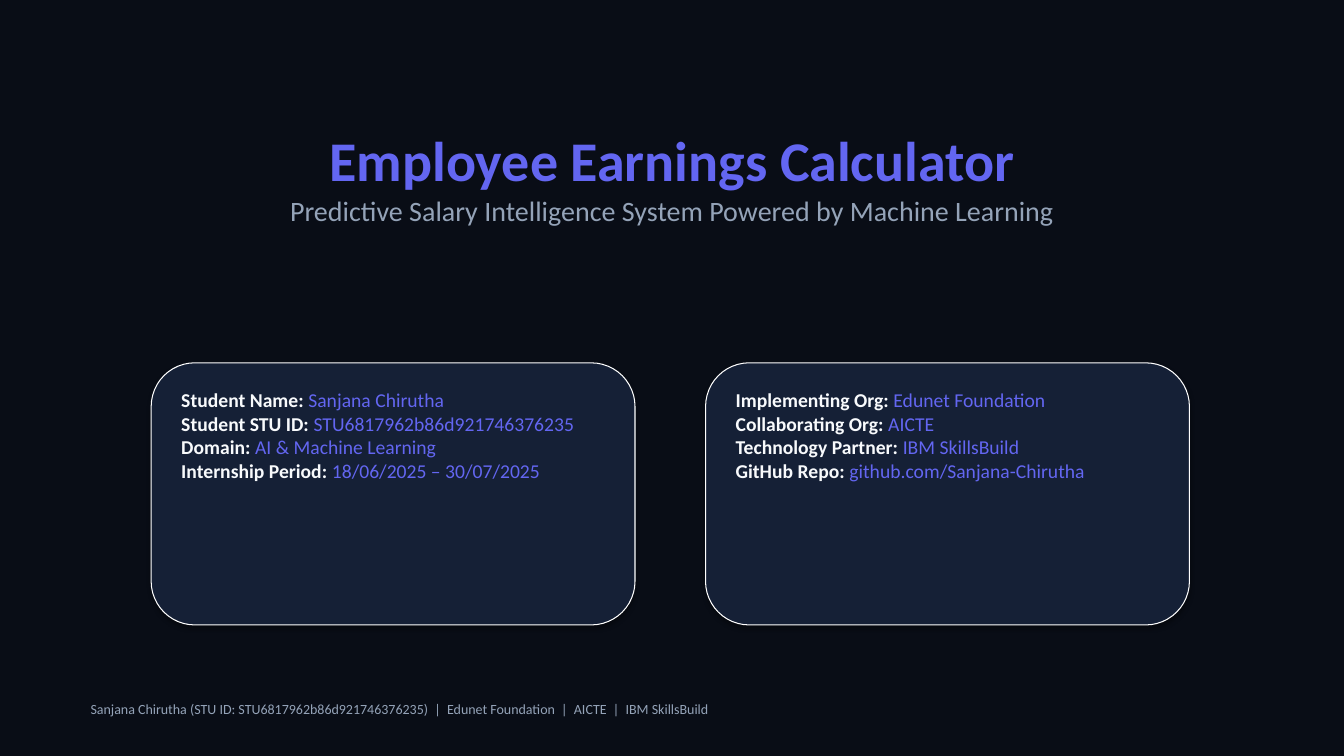
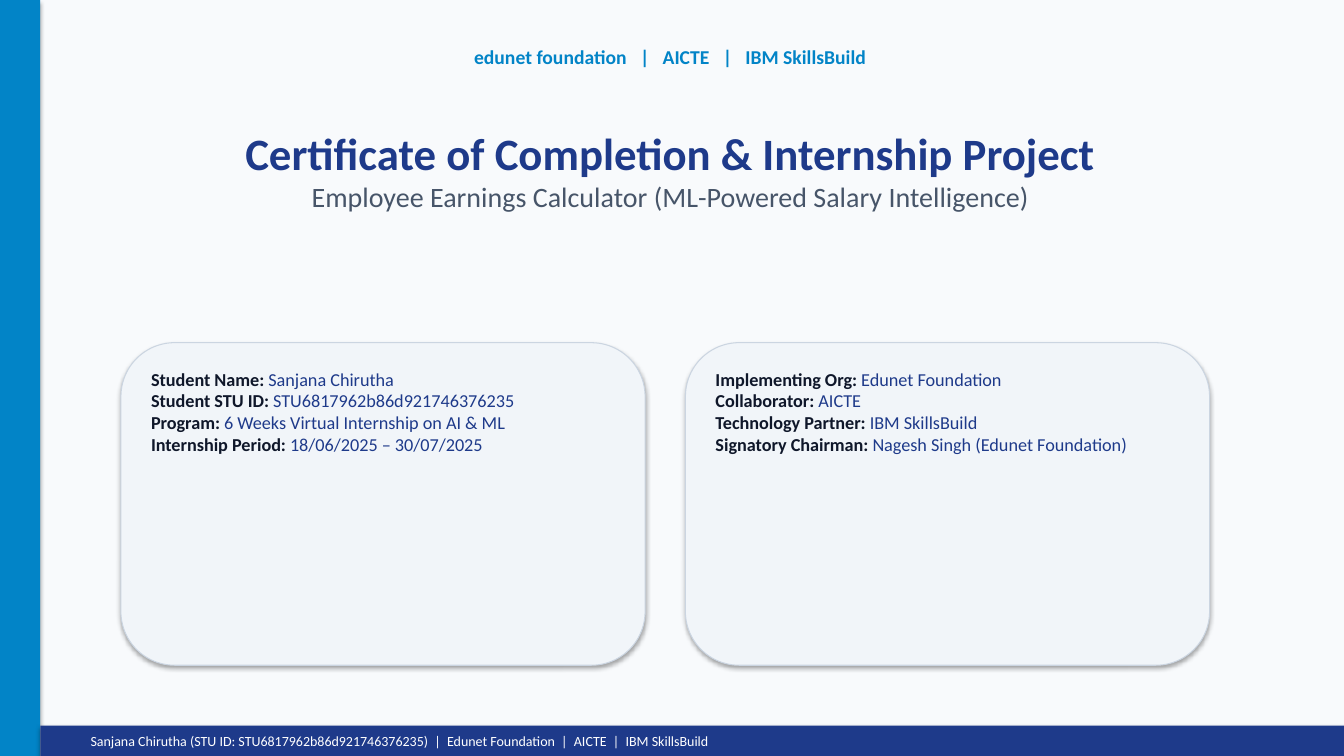
Before and after one commit to Sanjana-Chirutha/Employee-Earnings-Calculator, a slide deck: slide 1 of Employee_Earnings_Calculator_Presentation.pptx. Drawn at 1344x756 pixels with LibreOffice and Linux fonts; fonts in the diff are those of the drawing. Boxes give left, top, right and bottom in pixels: in the first picture for what was removed or moved away, otherwise in the second. Text is boxed around its words. In the diff, an @@ line names an element or a change of style, - is before the commit and + after.

Commit message:
Add official AICTE Edunet Internship Report PDF and updated PowerPoint presentation matching reference certificate theme

```diff
--- a/Employee_Earnings_Calculator_Presentation.pptx
+++ b/Employee_Earnings_Calculator_Presentation.pptx
@@ rectangle at bbox=[0, 0, 1344, 756]: fill #090D16 to #F8FAFC @@
@@ rectangle added at bbox=[0, 0, 40, 756], fill #0284C7 @@
@@ text added at bbox=[474, 50, 866, 64], 14 pt, text #0284C7, bold @@
+edunet foundation | AICTE | IBM SkillsBuild
@@ text at bbox=[245, 138, 1095, 212]: text changed; text colour #94A3B8 to #475569 @@
-Employee Earnings Calculator
-Predictive Salary Intelligence System Powered by Machine Learning
+Certificate of Completion & Internship Project
+Employee Earnings Calculator (ML-Powered Salary Intelligence)
@@ rounded rectangle at bbox=[121, 343, 645, 665]: fill #152036 to #F1F5F9; outline #FFFFFF 0.75 pt to #CBD5E1 0.75 pt @@
@@ rounded rectangle: place and size @@
-rounded rectangle at bbox=[151, 363, 635, 625]
+rounded rectangle at bbox=[121, 343, 645, 665]
@@ rounded rectangle: place and size @@
-rounded rectangle at bbox=[706, 363, 1190, 625]
+rounded rectangle at bbox=[686, 343, 1210, 665]
@@ rounded rectangle at bbox=[686, 343, 1210, 665]: fill #152036 to #F1F5F9; outline #FFFFFF 0.75 pt to #CBD5E1 0.75 pt @@
@@ text "Student Name: Sanjana Chirutha": place and size @@
-text "Student Name: Sanjana Chirutha" at bbox=[181, 393, 574, 481]
+text "Student Name: Sanjana Chirutha" at bbox=[151, 373, 514, 454]
@@ text at bbox=[151, 373, 514, 454]: size 14 to 13 pt in "Student Name: Sanjana Chirutha", "Student STU ID: STU6817962b86d921746376235", "Internship Period: 18/06/2025 – 30/07/2025"; text colour #F8FAFC to #0F172A in "Student Name:", "Student STU ID:", "Internship Period:"; text colour #6366F1 to #1E3A8A in "Sanjana Chirutha", "STU6817962b86d921746376235", "18/06/2025 – 30/07/2025" @@
@@ text "Implementing Org: Edunet Foundation": place and size @@
-text "Implementing Org: Edunet Foundation" at bbox=[736, 393, 1084, 482]
+text "Implementing Org: Edunet Foundation" at bbox=[715, 373, 1127, 454]
@@ text at bbox=[715, 373, 1002, 432]: size 14 to 13 pt in "Implementing Org: Edunet Foundation", "Technology Partner: IBM SkillsBuild"; text colour #F8FAFC to #0F172A in "Implementing Org:", "Technology Partner:"; text colour #6366F1 to #1E3A8A in "Edunet Foundation", "IBM SkillsBuild" @@
@@ text at bbox=[151, 416, 505, 432]: text changed; size 14 to 13 pt; text colour #6366F1 to #1E3A8A @@
-Domain: AI & Machine Learning
+Program: 6 Weeks Virtual Internship on AI & ML
@@ text at bbox=[715, 394, 861, 407]: text changed; size 14 to 13 pt; text colour #F8FAFC to #0F172A @@
-Collaborating Org: AICTE
+Collaborator: AICTE
@@ text at bbox=[715, 438, 1127, 454]: text changed; size 14 to 13 pt; text colour #6366F1 to #1E3A8A @@
-GitHub Repo: github.com/Sanjana-Chirutha
+Signatory Chairman: Nagesh Singh (Edunet Foundation)
@@ rectangle added at bbox=[40, 726, 1344, 756], fill #1E3A8A @@
@@ text "Sanjana Chirutha (STU ID: STU6817962b86d921746376235) ...": place and size @@
-text "Sanjana Chirutha (STU ID: STU6817962b86d921746376235) ..." at bbox=[91, 704, 708, 717]
+text "Sanjana Chirutha (STU ID: STU6817962b86d921746376235) ..." at bbox=[91, 736, 708, 749]
@@ text "Sanjana Chirutha (STU ID: STU6817962b86d921746376235) ..." at bbox=[91, 736, 708, 749]: text colour #94A3B8 to #FFFFFF @@
```
Also in this commit, not shown: 12 other slides changed, 3 other files.
